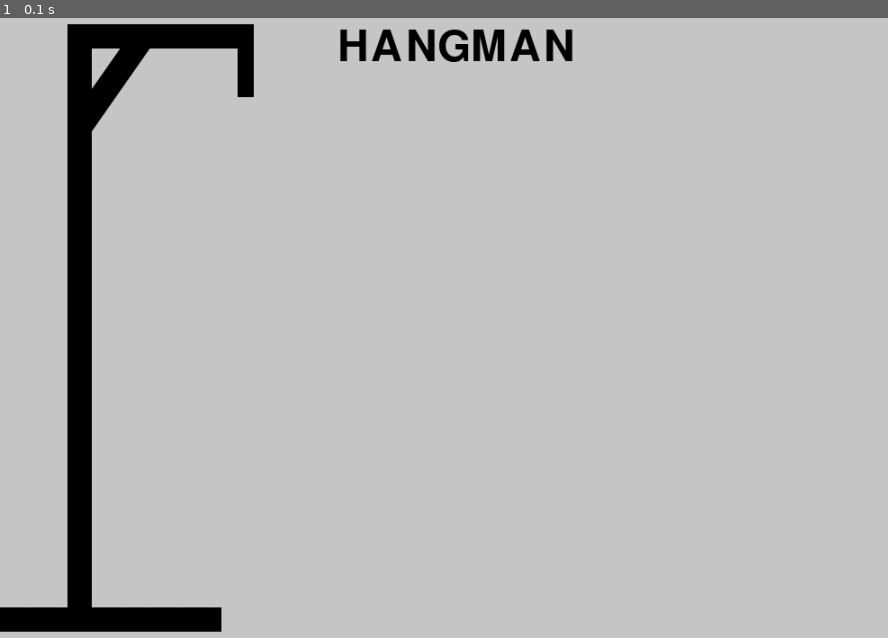
Above: before the commit, frame 1.
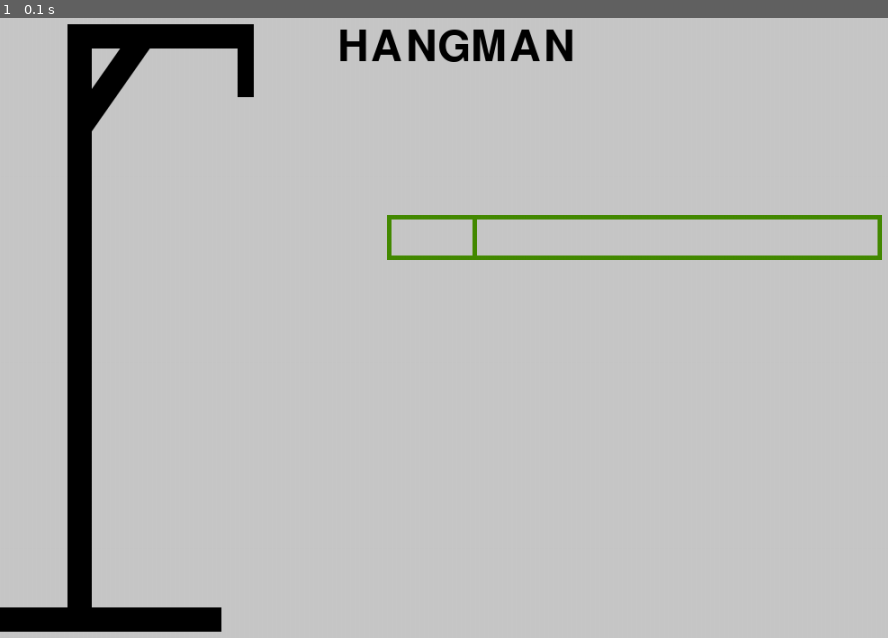
Above: after the commit, the same moment.

Repository: dorogit/pygame_collaboration
Game: pygame game, started from main.py
The game is run twice, just before and just after one commit, with the same random seed, the same clock (stepped at 60 frames per second) and the same inputs.
Inputs:
- Up to frame 1 (0.1 s): no input

The runs differ from the first frame. In frame 1, 1.0% of the frame differs, in the area x 43-100%, y 31-40%.

Commit message:
Update main.py
added a function to make the input box but its not working properly

Diff:
--- a/main.py
+++ b/main.py
@@ -1,4 +1,6 @@
 import pygame
+import sys
+
 pygame.init()
 
 #setting up the screen etc.
@@ -19,12 +21,53 @@
 img1 = font1.render('HANGMAN',True, (0,0,0))
 screen.blit(img1,(375,40))
 
-run= True
+#defining a function for input box
+def input():
+  input_box = pygame.Rect(430,250,550,50)
+  font = pygame.font.Font(None,32)
+  input_text = ''
+  ColorForActive = pygame.Color('lightskyblue3')
+  ColorWhenNotClicked = pygame.Color('chartreuse4')
+  Color = ColorWhenNotClicked
+  Active = False
+
+  for event in pygame.event.get():
+
+    if event.type == pygame.MOUSEBUTTONDOWN:
+
+      if input_box.collidepoint(event.pos):
+
+        Active = True
+      else:
+
+        Active = False
+    if event.type == pygame.KEYDOWN:
+      if pygame.key.get_pressed() == pygame.K_BACKSPACE:
+        input_text = input_text[:-1]
+      else:
+        input_text += event.unicode
+
+    if Active:
+
+      color = ColorForActive
+    else:
+
+      Color = ColorWhenNotClicked
+
+    pygame.draw.rect(screen, Color, input_box, width=5)
+    text = font.render(input_text, True , (0,0,0))
+    screen.blit(text,(input_box.x+5, input_box.y+5))
+
+    #to ensure text doesnt move out of the box
+    input_box.w = max(100, text.get_width()+10)
+    pygame.display.update()
+run = True
 
 while run:
   event = pygame.event.wait()
   pressed = pygame.key.get_pressed()
   if pressed[pygame.K_ESCAPE] or event.type==pygame.QUIT:
     break
+  input()
   pygame.display.update()
   Clock.tick(30)
